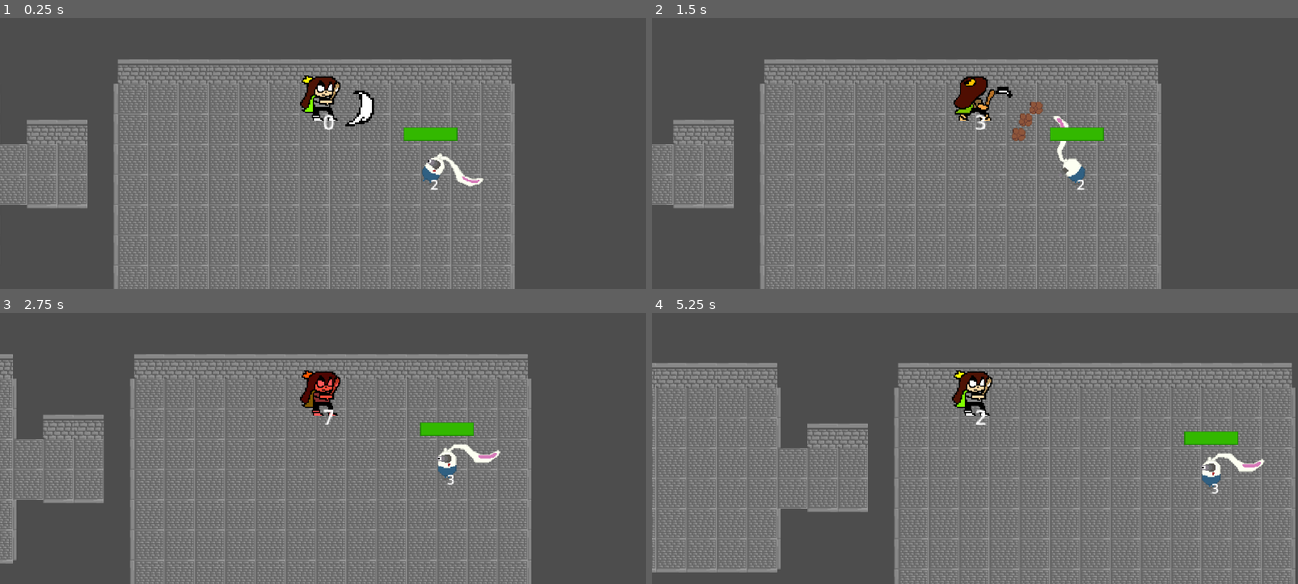
Above: before the commit, frames 1-4 (two rows, left to right).
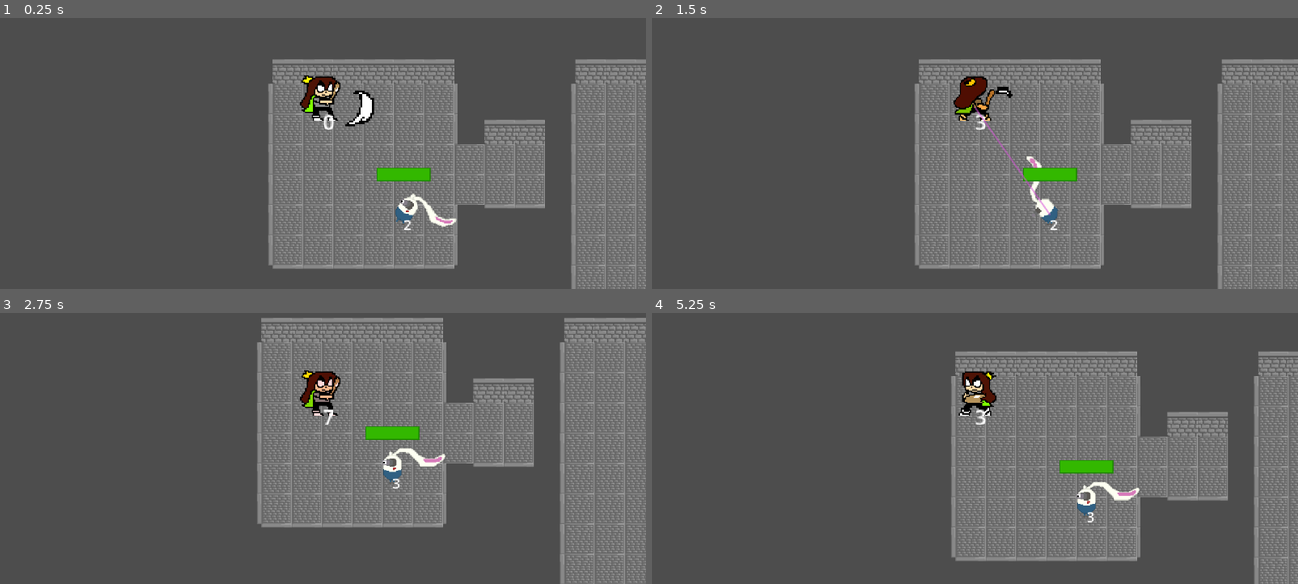
Above: after the commit, the same moments.

Repository: Megameca04/Proyecto_Cuki
Game: Godot game, scene res://Pruebas.tscn
Same seed, same stepped clock (60 frames per second), same inputs: the game is played once before the commit and once after it.
Inputs:
- Up to frame 1 (0.25 s): no input
- Up to frame 2 (1.5 s): tap Enter at 0.5 s; hold Right (ui_right) 0.53-1.28 s; hold Z (Atacar) 0.53-1.28 s; hold Down (ui_down) from 1.28 s (still down); tap X (Dash) at 1.35 s
- Up to frame 3 (2.75 s): release Down (ui_down) at 2.03 s; hold Right (ui_right) from 2.03 s (still down); hold Z (Atacar) from 2.03 s (still down)
- Up to frame 4 (5.25 s): release Right (ui_right) at 2.78 s; release Z (Atacar) at 2.78 s; hold Up (ui_up) 2.78-3.53 s; tap X (Dash) at 2.85, 4.35 s; hold Z (Atacar) 3.53-4.28 s; hold Left (ui_left) 3.53-5.03 s; hold Down (ui_down) from 5.03 s (still down); hold Z (Atacar) from 5.03 s (still down)

The runs differ from the first frame. In frame 1, 46% of the frame differs, in the area x 0-100%, y 15-100%; in frame 2, 47%; in frame 3, 56%, in the area x 0-100%, y 1-100%; in frame 4, 49%.

Commit message:
Inicio implementacion Chooty venenoso

Diff:
--- /dev/null
+++ b/Cuki-Clash of the Kuins/Entidades/Burbuja_tar.tscn
@@ -0,0 +1,27 @@
+[gd_scene load_steps=4 format=3 uid="uid://cshv6htvbg2jr"]
+
+[ext_resource type="Script" path="res://Scripts/Burbuja_tar.gd" id="1_5vspo"]
+[ext_resource type="Texture2D" uid="uid://b1lsi3waxb6jf" path="res://Sprites/Enemigos/P_piedra.png" id="1_t22sp"]
+
+[sub_resource type="CircleShape2D" id="CircleShape2D_af6y7"]
+radius = 8.06226
+
+[node name="Burbuja_tar" type="CharacterBody2D"]
+texture_filter = 1
+collision_layer = 2
+collision_mask = 5
+motion_mode = 1
+script = ExtResource("1_5vspo")
+
+[node name="Sprite2D" type="Sprite2D" parent="."]
+texture = ExtResource("1_t22sp")
+
+[node name="CollisionShape2D" type="CollisionShape2D" parent="."]
+shape = SubResource("CircleShape2D_af6y7")
+
+[node name="AliveTimer" type="Timer" parent="."]
+wait_time = 5.0
+one_shot = true
+autostart = true
+
+[connection signal="timeout" from="AliveTimer" to="." method="_on_alive_timer_timeout"]
--- /dev/null
+++ b/Cuki-Clash of the Kuins/Entidades/Dardo_veneno.tscn
@@ -0,0 +1,39 @@
+[gd_scene load_steps=4 format=3 uid="uid://dprejnf7u47xy"]
+
+[ext_resource type="Script" path="res://Scripts/Dardo_veneno.gd" id="1_i57nw"]
+
+[sub_resource type="Animation" id="Animation_cawpb"]
+resource_name = "Disparar_dardo"
+length = 0.5
+tracks/0/type = "value"
+tracks/0/imported = false
+tracks/0/enabled = true
+tracks/0/path = NodePath("Line2D:default_color")
+tracks/0/interp = 2
+tracks/0/loop_wrap = true
+tracks/0/keys = {
+"times": PackedFloat32Array(0, 0.2, 0.5),
+"transitions": PackedFloat32Array(1, 1, 1),
+"update": 0,
+"values": [Color(0.654902, 0, 0.670588, 0.47451), Color(0.654902, 0, 0.670588, 1), Color(1, 0.584314, 1, 0)]
+}
+
+[sub_resource type="AnimationLibrary" id="AnimationLibrary_034y5"]
+_data = {
+"Disparar_dardo": SubResource("Animation_cawpb")
+}
+
+[node name="Dardo_veneno" type="RayCast2D"]
+collision_mask = 31
+script = ExtResource("1_i57nw")
+
+[node name="Line2D" type="Line2D" parent="."]
+width = 2.0
+default_color = Color(0.654902, 0, 0.670588, 0.47451)
+
+[node name="AnimationPlayer" type="AnimationPlayer" parent="."]
+libraries = {
+"": SubResource("AnimationLibrary_034y5")
+}
+
+[connection signal="animation_finished" from="AnimationPlayer" to="." method="_on_animation_player_animation_finished"]
--- a/Cuki-Clash of the Kuins/Entidades/Piedra_a_z.tscn
+++ b/Cuki-Clash of the Kuins/Entidades/Piedra_a_z.tscn
@@ -16,6 +16,5 @@
 [node name="Timer" type="Timer" parent="."]
 wait_time = 0.1
 one_shot = true
-autostart = true
 
 [connection signal="timeout" from="Timer" to="." method="_on_timer_timeout"]
--- /dev/null
+++ b/Cuki-Clash of the Kuins/Entidades/Piedra_tar.tscn
@@ -0,0 +1,44 @@
+[gd_scene load_steps=7 format=3 uid="uid://bsvrdpbdu1nv"]
+
+[ext_resource type="Script" path="res://Scripts/Piedra.gd" id="1_6necp"]
+[ext_resource type="Shader" path="res://Shaders/PiedraFuego.gdshader" id="2_p2wd0"]
+[ext_resource type="Texture2D" uid="uid://b1lsi3waxb6jf" path="res://Sprites/Enemigos/P_piedra.png" id="3_shwd8"]
+
+[sub_resource type="ShaderMaterial" id="ShaderMaterial_i5ddh"]
+shader = ExtResource("2_p2wd0")
+shader_parameter/red = 2.0
+shader_parameter/life = 5.0
+
+[sub_resource type="CircleShape2D" id="CircleShape2D_n68s3"]
+radius = 8.0
+
+[sub_resource type="CircleShape2D" id="CircleShape2D_keb0u"]
+radius = 22.0
+
+[node name="Piedra" type="CharacterBody2D" groups=["Enemy"]]
+collision_layer = 2
+collision_mask = 5
+motion_mode = 1
+wall_min_slide_angle = 0.0
+safe_margin = 0.001
+script = ExtResource("1_6necp")
+
+[node name="Sprite2D" type="Sprite2D" parent="."]
+texture_filter = 1
+material = SubResource("ShaderMaterial_i5ddh")
+texture = ExtResource("3_shwd8")
+
+[node name="CollisionShape2D" type="CollisionShape2D" parent="."]
+shape = SubResource("CircleShape2D_n68s3")
+
+[node name="Area2D" type="Area2D" parent="." groups=["Piedra"]]
+collision_layer = 2
+
+[node name="CollisionShape2D" type="CollisionShape2D" parent="Area2D"]
+shape = SubResource("CircleShape2D_keb0u")
+disabled = true
+
+[node name="AliveTimer" type="Timer" parent="."]
+wait_time = 5.0
+
+[connection signal="timeout" from="AliveTimer" to="." method="_on_alive_timer_timeout"]
--- a/Cuki-Clash of the Kuins/Pruebas.tscn
+++ b/Cuki-Clash of the Kuins/Pruebas.tscn
@@ -37,7 +37,7 @@
 y_sort_enabled = true
 
 [node name="Cuki" parent="." instance=ExtResource("1")]
-position = Vector2(640, 64)
+position = Vector2(96, 64)
 
 [node name="Camera2D" type="Camera2D" parent="Cuki"]
 zoom = Vector2(1.5, 1.5)
@@ -49,5 +49,5 @@
 layer_0/tile_data = PackedInt32Array(65536, 1, 1, 131072, 1, 1, 196608, 1, 1, 262144, 1, 1, 327680, 1, 1, 65543, 131073 …(10513 unchanged characters)…
 
 [node name="Chooty" parent="." instance=ExtResource("7_spxc7")]
-position = Vector2(768, 144)
-element_attack_name = "Freeze"
+position = Vector2(192, 192)
+element_attack_name = "Poison"
--- /dev/null
+++ b/Cuki-Clash of the Kuins/Scripts/Burbuja_tar.gd
@@ -0,0 +1,40 @@
+extends CharacterBody2D
+
+var objective_position = Vector2.ZERO
+var movement = Vector2.ZERO
+
+const AZ = preload("res://Entidades/Piedra_a_z.tscn")
+var element = "Tar"
+
+@onready var aliveTimer = $AliveTimer
+
+var speed = 200
+
+func _ready():
+	aliveTimer.start()
+	movement = global_position.direction_to(objective_position)
+
+func _physics_process(delta):
+
+	if speed > 0:
+		speed -= abs(pow(aliveTimer.time_left/2,3/2))
+
+	set_velocity(movement*speed)
+
+	move_and_slide()
+
+	if is_on_wall():
+		create_attack_zone(element)
+
+
+func create_attack_zone(effName):
+	var az = AZ.instantiate()
+	az.element = effName
+	az.global_position = self.global_position
+	call_deferred("add_sibling", az)
+	self.queue_free()
+
+func _on_alive_timer_timeout():
+	if (element != null):
+		self.queue_free()
+		create_attack_zone("Tar")
--- a/Cuki-Clash of the Kuins/Scripts/Chooty.gd
+++ b/Cuki-Clash of the Kuins/Scripts/Chooty.gd
@@ -3,6 +3,8 @@
 enum ChootyState {Patrol, Running, Shooting, Resting}
 
 const STONE = preload("res://Entidades/Piedra.tscn")
+const BUBBLE = preload("res://Entidades/Burbuja_tar.tscn")
+const DART = preload("res://Entidades/Dardo_veneno.tscn")
 
 var Cuki = null
 
@@ -92,13 +94,17 @@
 
 func shoot_stone():
 	if elemental_state.getMovementState() != "Paralyzed" && elemental_state.getMovementState() != "Frozen":
-		if element_attack_name == "Shock":
-			shock_stone()
-			return
-		if element_attack_name == "Freeze":
-			ice_stones()
-			return
-		normal_stone()
+		match element_attack_name:
+			"Shock":
+				shock_stone()
+			"Freeze":
+				ice_stones()
+			"Tar":
+				tar_bubble()
+			"Poison":
+				shoot_dart()
+			_:
+				normal_stone()
 
 func normal_stone():
 	var stone = STONE.instantiate()
@@ -129,6 +135,15 @@
 			stone.element = element_attack_name
 			rocks += 1
 
+func tar_bubble():
+	var bubble = BUBBLE.instantiate()
+	bubble.global_position = global_position
+	if Cuki != null:
+		bubble.objective_position = Cuki.global_position
+		call_deferred("add_sibling",bubble)
+		bubble.element = element_attack_name
+
+
 func shock_stone():
 	var stone = STONE.instantiate()
 	stone.global_position = global_position
@@ -137,8 +152,12 @@
 		call_deferred("add_sibling",stone)
 		stone.element = element_attack_name
 
-func shoot_ray_tar():
-	pass
+func shoot_dart():
+	if Cuki != null:
+		var dart = DART.instantiate()
+		dart.objective = Cuki.global_position
+		call_deferred("add_child", dart)
+
 
 func defeat():
 	self.queue_free()
--- /dev/null
+++ b/Cuki-Clash of the Kuins/Scripts/Dardo_veneno.gd
@@ -0,0 +1,14 @@
+extends RayCast2D
+
+var element = "Poison"
+var objective = Vector2.ZERO
+
+func _ready():
+	target_position = to_local(objective)
+	$Line2D.add_point(self.target_position,0)
+	$Line2D.add_point(Vector2.ZERO,1)
+	$AnimationPlayer.play("Disparar_dardo")
+
+
+func _on_animation_player_animation_finished(anim_name):
+	self.queue_free()
--- a/Cuki-Clash of the Kuins/Scripts/Piedra_a_z.gd
+++ b/Cuki-Clash of the Kuins/Scripts/Piedra_a_z.gd
@@ -2,5 +2,8 @@
 
 var element = ""
 
+func _ready():
+	$Timer.start()
+
 func _on_timer_timeout():
 	self.queue_free()
Not shown: 2 places in Cuki-Clash of the Kuins/Entidades/Chooty.tscn that only renumber resources
Not shown: 2 places in Cuki-Clash of the Kuins/Entidades/Cuki.tscn that only renumber resources
